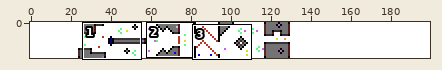
One commit to this sprite sheet: Shoot_Em_Up/assets/levels/Level_1/body.png. The picture above shows the old version from afar; the outline marks the close-up.
Close-up. As it was:
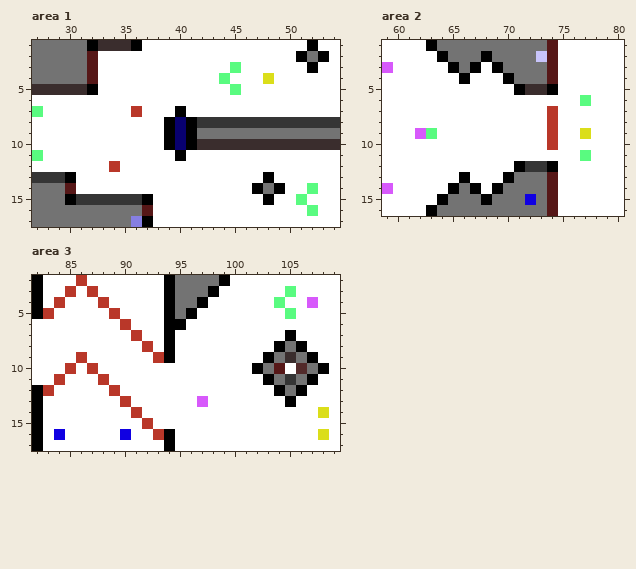
The file is 200x18 pixels. Shown: area 1: x 27..54, y 1..17; area 2: x 59..80, y 1..16; area 3: x 82..109, y 2..17. The commit also changed other parts of the picture, which this record leaves out.
And afterwards:
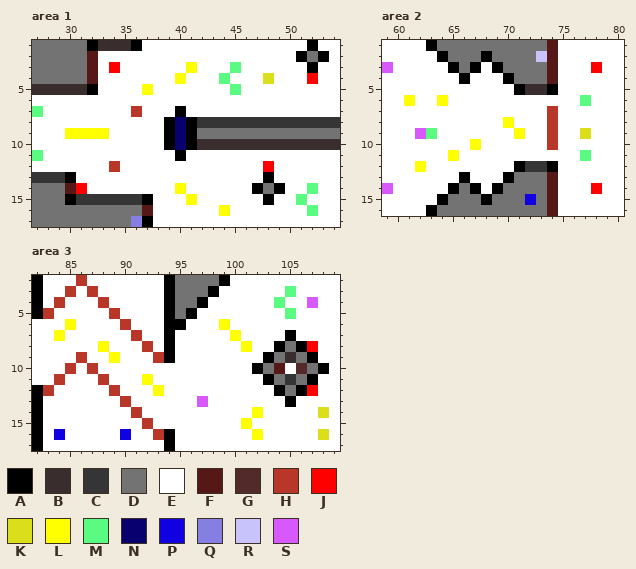
Palette (. is transparent): A #000000  B #3a2d2d  C #353535  D #737373  E #ffffff  F #561717  G #522a2a  H #b93729  J #ff0000  K #dbde1a  L #ffff00  M #59fb80  N #08006f  P #1000e2  Q #867fe2  R #c8c4fb  S #d759fb
Diff:
--- area 1
@@ x 27..54 @@
  2 DDDDDFEEEEEEEEEEEEEEEEEEADAE
- 3 DDDDDFEEEEEEEEEEEEMEEEEEEAEE
- 4 DDDDDFEEEEEEEEEEEMEEEKEEEEEE
- 5 BBBBBAEEEEEEEEEEEEMEEEEEEEEE
+ 3 DDDDDFEJEEEEEELEEEMEEEEEEAEE
+ 4 DDDDDFEEEEEEELEEEMEEEKEEEJEE
+ 5 BBBBBAEEEELEEEEEEEMEEEEEEEEE
  6 EEEEEEEEEEEEEEEEEEEEEEEEEEEE
@@ x 27..54 @@
  8 EEEEEEEEEEEEANACCCCCCCCCCCCC
- 9 EEEEEEEEEEEEANADDDDDDDDDDDDD
+ 9 EEELLLLEEEEEANADDDDDDDDDDDDD
 10 EEEEEEEEEEEEANABBBBBBBBBBBBB
 11 MEEEEEEEEEEEEAEEEEEEEEEEEEEE
-12 EEEEEEEHEEEEEEEEEEEEEEEEEEEE
+12 EEEEEEEHEEEEEEEEEEEEEJEEEEEE
 13 CCCAEEEEEEEEEEEEEEEEEAEEEEEE
-14 DDDFEEEEEEEEEEEEEEEEADAEEMEE
-15 DDDACCCCCCAEEEEEEEEEEAEEMEEE
-16 DDDDDDDDDDFEEEEEEEEEEEEEEMEE
+14 DDDFJEEEEEEEELEEEEEEADAEEMEE
+15 DDDACCCCCCAEEELEEEEEEAEEMEEE
+16 DDDDDDDDDDFEEEEEELEEEEEEEMEE
 17 DDDDDDDDDQAEEEEEEEEEEEEEEEEE
--- area 2
@@ x 59..80 @@
  2 EEEEEADDDADDDDRFEEEEEE
- 3 SEEEEEADAEADDDDFEEEEEE
+ 3 SEEEEEADAEADDDDFEEEJEE
  4 EEEEEEEAEEEADDDFEEEEEE
  5 EEEEEEEEEEEEABBAEEEEEE
- 6 EEEEEEEEEEEEEEEEEEMEEE
+ 6 EELEELEEEEEEEEEEEEMEEE
  7 EEEEEEEEEEEEEEEHEEEEEE
- 8 EEEEEEEEEEEEEEEHEEEEEE
- 9 EEESMEEEEEEEEEEHEEKEEE
-10 EEEEEEEEEEEEEEEHEEEEEE
-11 EEEEEEEEEEEEEEEEEEMEEE
-12 EEEEEEEEEEEEACCAEEEEEE
+ 8 EEEEEEEEEEELEEEHEEEEEE
+ 9 EEESMEEEEEEELEEHEEKEEE
+10 EEEEEEEELEEEEEEHEEEEEE
+11 EEEEEELEEEEEEEEEEEMEEE
+12 EEELEEEEEEEEACCAEEEEEE
 13 EEEEEEEAEEEADDDFEEEEEE
-14 SEEEEEADAEADDDDFEEEEEE
+14 SEEEEEADAEADDDDFEEEJEE
 15 EEEEEADDDADDDPDFEEEEEE
--- area 3
@@ x 82..109 @@
  5 AHEEEEEHEEEEADAEEEEEEEEMEEEE
- 6 EEEEEEEEHEEEAAEEEEEEEEEEEEEE
- 7 EEEEEEEEEHEEAEEEEEEEEEEAEEEE
- 8 EEEEEEEEEEHEAEEEEEEEEEADAEEE
- 9 EEEEHEEEEEEHAEEEEEEEEADBDAEE
+ 6 EEELEEEEHEEEAAEEELEEEEEEEEEE
+ 7 EELEEEEEEHEEAEEEEELEEEEAEEEE
+ 8 EEEEEELEEEHEAEEEEEELEEADAJEE
+ 9 EEEEHEELEEEHAEEEEEEEEADBDAEE
 10 EEEHEHEEEEEEEEEEEEEEADFEGDAE
-11 EEHEEEHEEEEEEEEEEEEEEADCDAEE
-12 AHEEEEEHEEEEEEEEEEEEEEADAEEE
+11 EEHEEEHEEELEEEEEEEEEEADCDAEE
+12 AHEEEEEHEEELEEEEEEEEEEADAJEE
 13 AEEEEEEEHEEEEEESEEEEEEEAEEEE
-14 AEEEEEEEEHEEEEEEEEEEEEEEEEKE
-15 AEEEEEEEEEHEEEEEEEEEEEEEEEEE
-16 AEPEEEEEPEEHAEEEEEEEEEEEEEKE
+14 AEEEEEEEEHEEEEEEEEEELEEEEEKE
+15 AEEEEEEEEEHEEEEEEEELEEEEEEEE
+16 AEPEEEEEPEEHAEEEEEEELEEEEEKE
 17 AEEEEEEEEEEEAEEEEEEEEEEEEEEE
